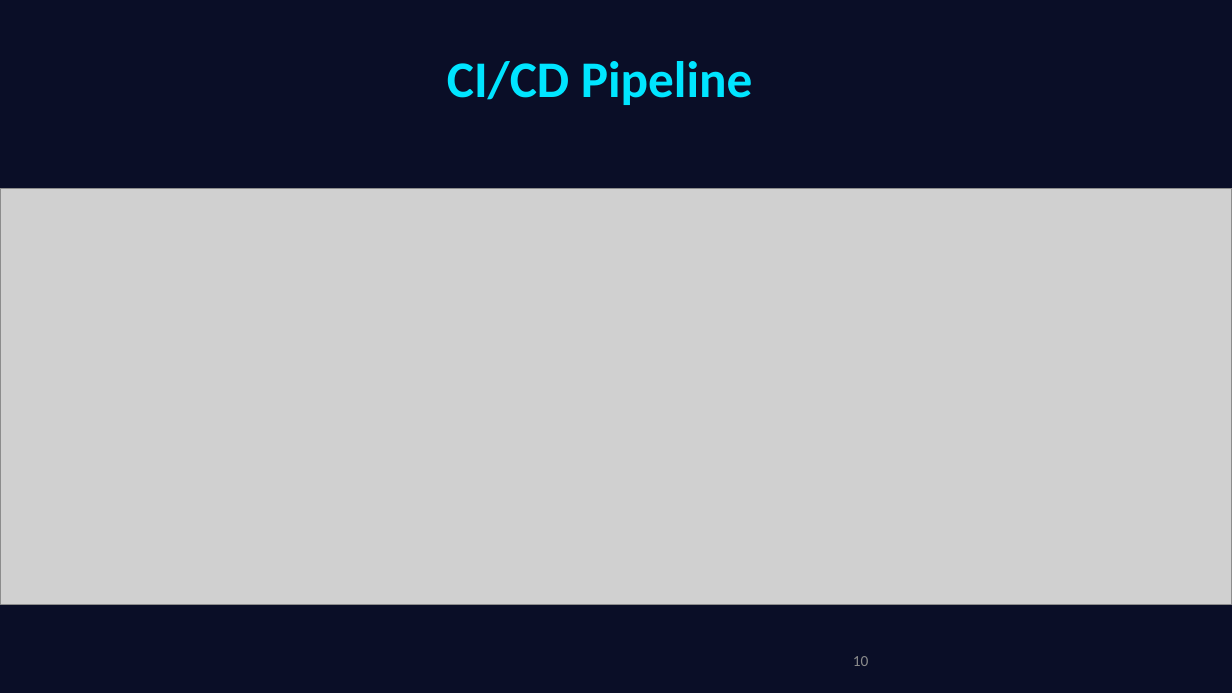
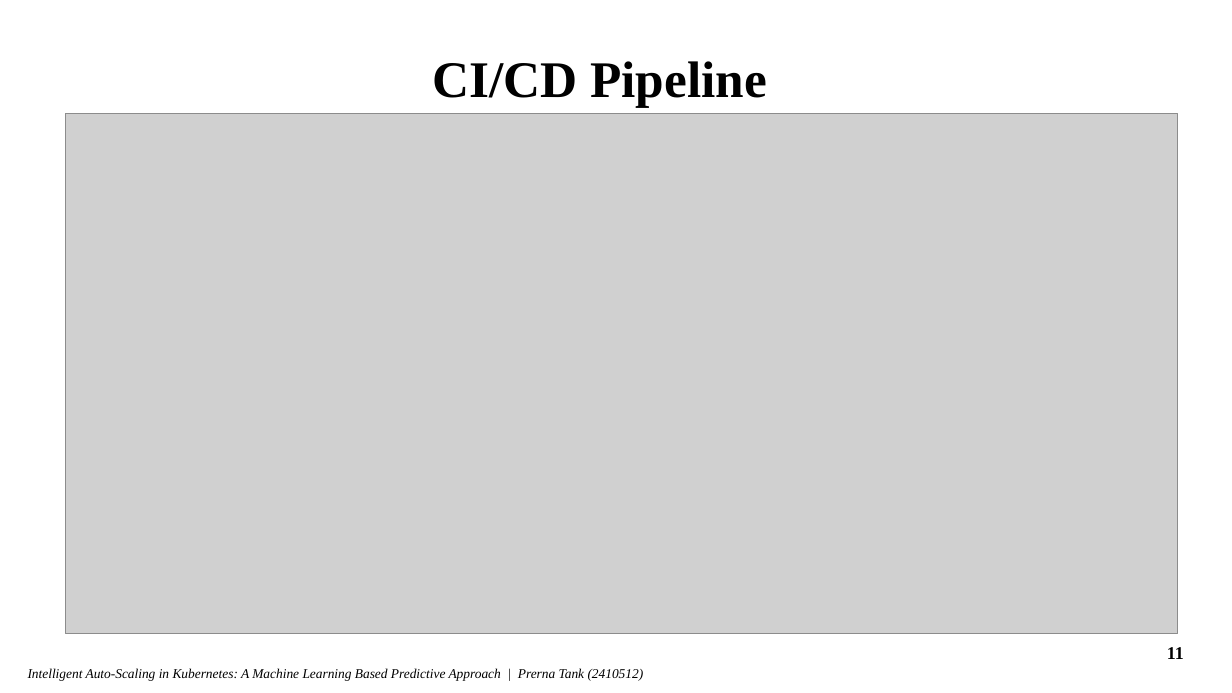
Before and after one commit to prerna3640/HA-K8S1, a slide deck: slide 11 of presentation/Thesis_Presentation_Prerna_Tank.pptx (slide 10 before the commit). Drawn at 1232x693 pixels with LibreOffice and Linux fonts; fonts in the diff are those of the drawing; grey boxes stand for pictures; background and template pictures are left out. Boxes give left, top, right and bottom in pixels: in the first picture for what was removed or moved away, otherwise in the second. Text is boxed around its words. In the diff, an @@ line names an element or a change of style, - is before the commit and + after.

```diff
--- a/presentation/Thesis_Presentation_Prerna_Tank.pptx
+++ b/presentation/Thesis_Presentation_Prerna_Tank.pptx
@@ background #0A0E27 to #FFFFFF @@
@@ text "CI/CD Pipeline" at (x1=432, y1=61, x2=767, y2=108): font Calibri to Times New Roman, text colour #00E5FF to #000000 @@
@@ picture resized from (x1=0, y1=189, x2=1232, y2=604) to (x1=66, y1=113, x2=1178, y2=634) @@
@@ page number removed at (x1=853, y1=656, x2=869, y2=666) @@
-10
@@ ellipse added at (x1=1155, y1=632, x2=1196, y2=673), outline #FFFFFF 1 pt @@
@@ page number added at (x1=1167, y1=647, x2=1184, y2=659), 14 pt, text #000000, bold @@
+11
@@ text added at (x1=28, y1=668, x2=644, y2=681), 10.5 pt, text #000000, italic @@
+Intelligent Auto-Scaling in Kubernetes: A Machine Learning Based Predictive Approach | Prerna Tank (2410512)
```
Also in this commit, not shown: 17 other slides changed, 5 slides added, 2 slides removed, 60 other files.
